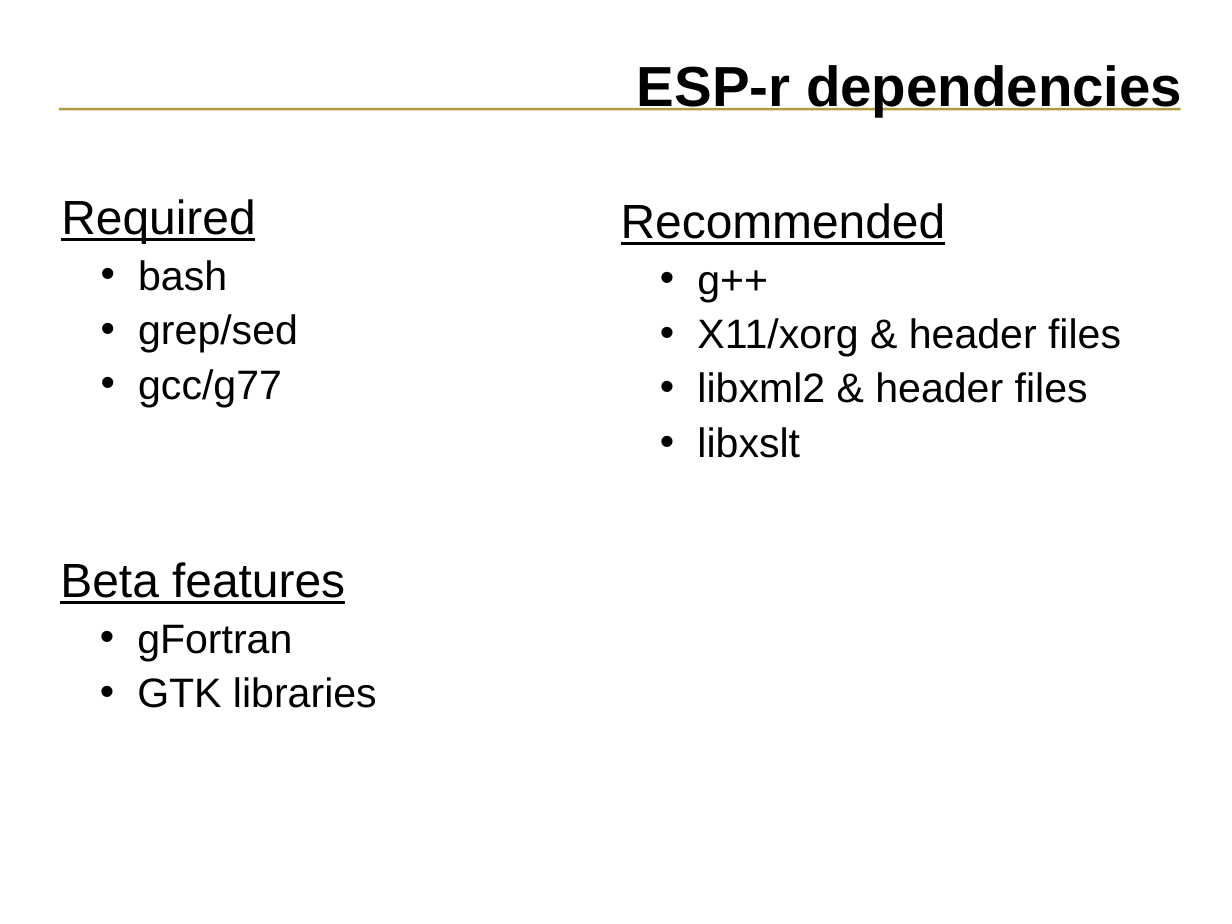
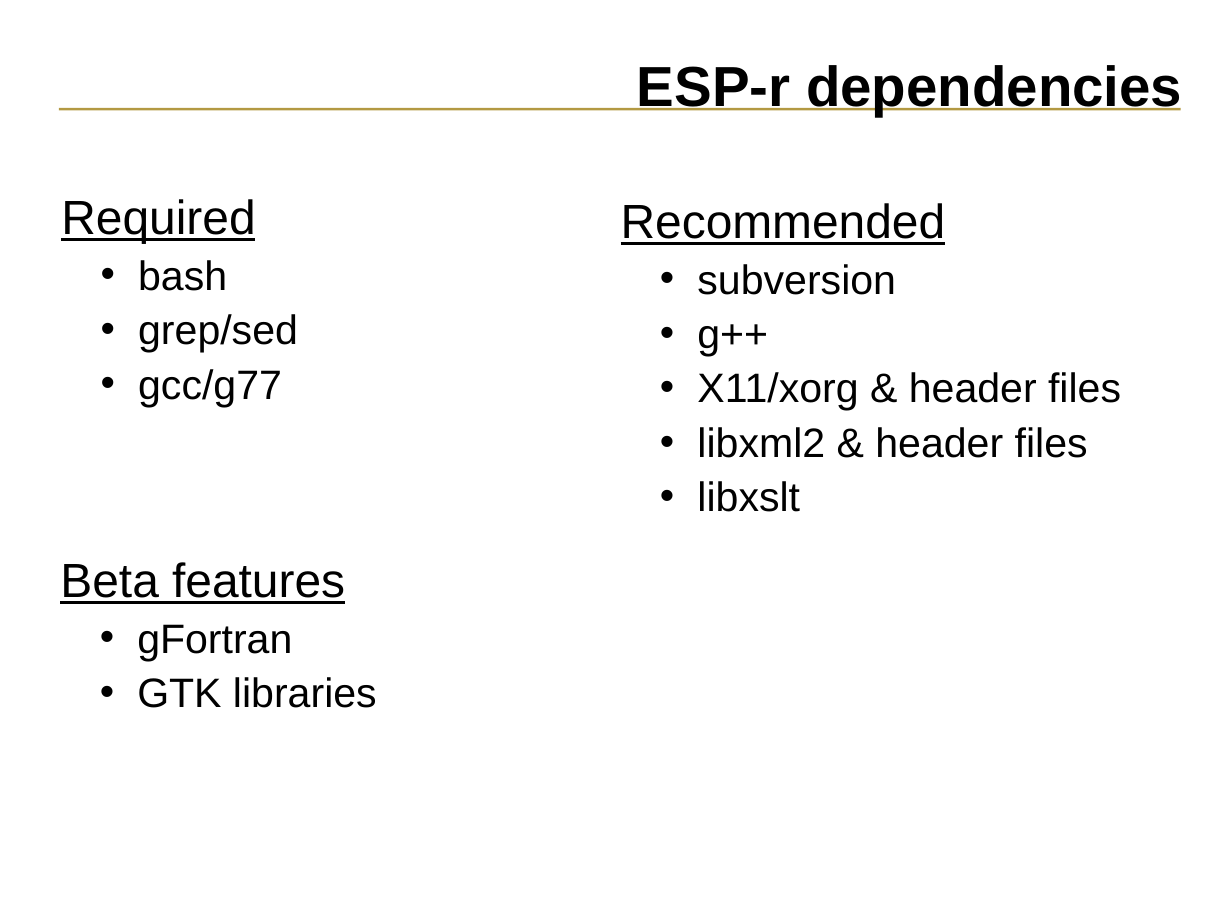
Before and after one commit to ESP-rCommunity/ESPrExtras, a slide deck: slide 28 of training/NRCan_course_materials/svn_tutorial/ESP-r_source_code.ppt (slide 25 before the commit). Drawn at 1232x924 pixels with LibreOffice and Linux fonts; fonts in the diff are those of the drawing. Boxes give left, top, right and bottom in pixels: in the first picture for what was removed or moved away, otherwise in the second. Text is boxed around its words. In the diff, an @@ line names an element or a change of style, - is before the commit and + after.

```diff
--- a/training/NRCan_course_materials/svn_tutorial/ESP-r_source_code.ppt
+++ b/training/NRCan_course_materials/svn_tutorial/ESP-r_source_code.ppt
@@ text at <box>697,264,896,295</box>: paragraph added @@
+  • subversion
```
Also in this commit, not shown: 2 other slides changed, 3 slides added.
